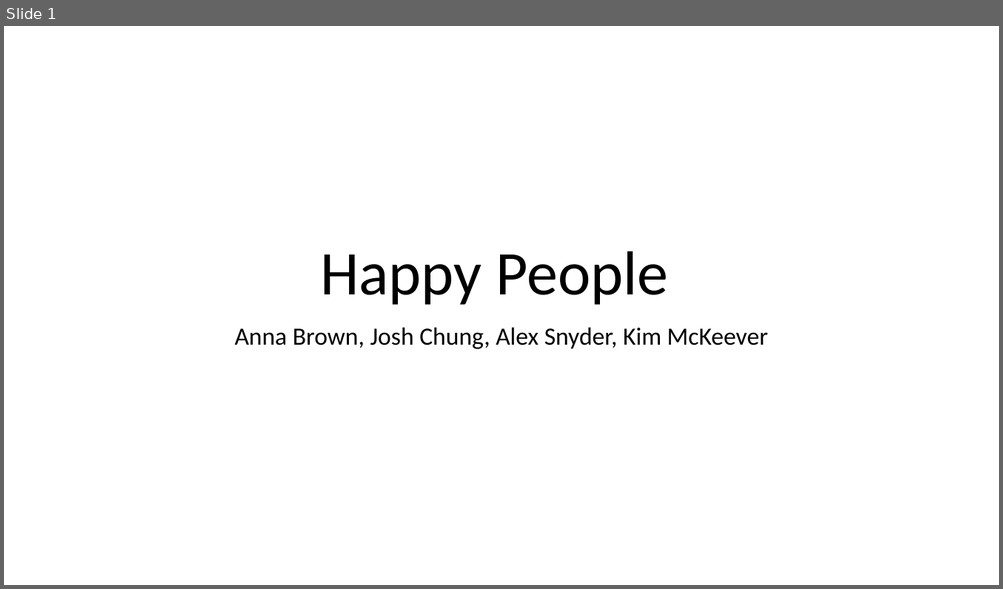
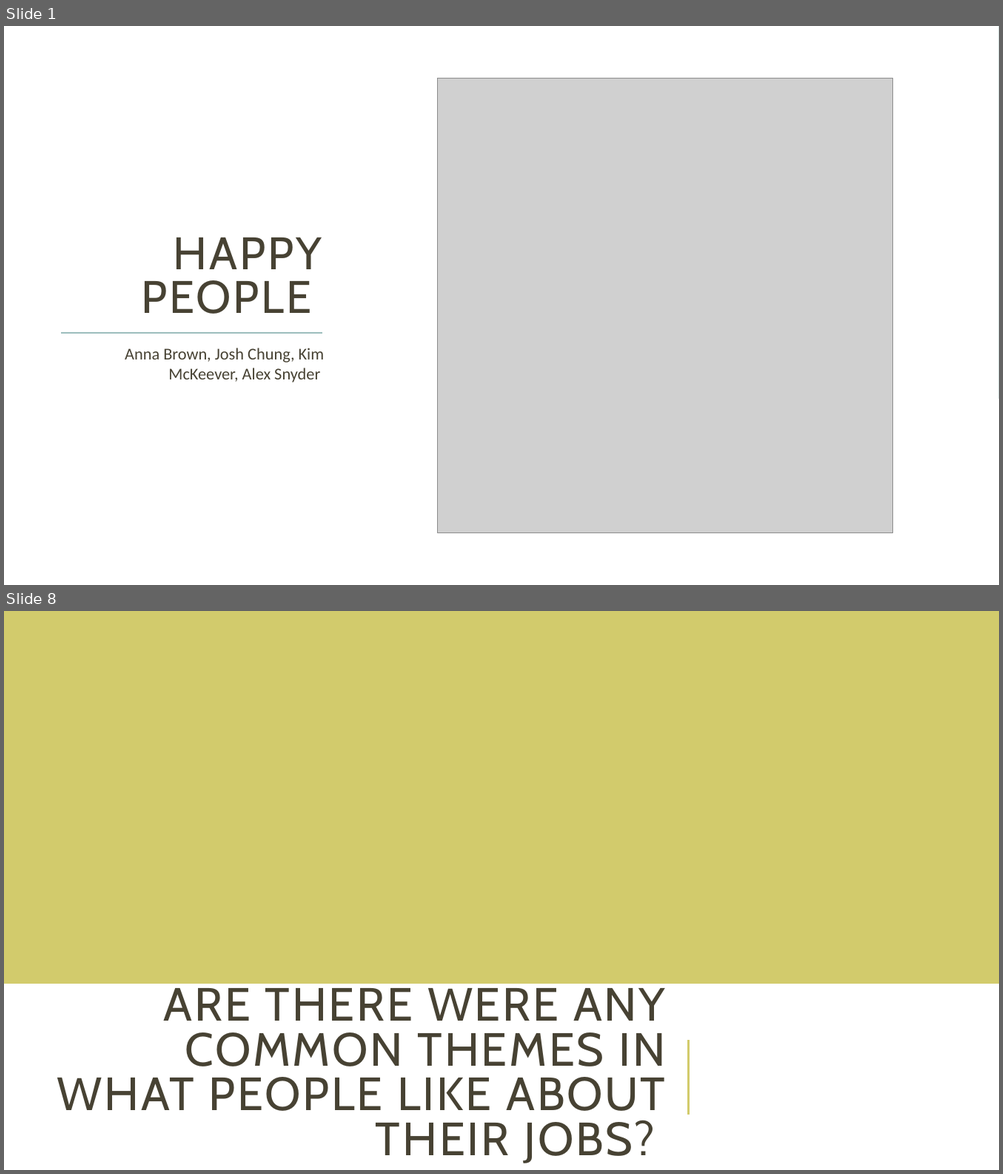
Before and after one commit to annabl38/Project_1, a slide deck: Happy People Presentation.pptx. Shown one above the other, each under a label of ours: slide 1 before the commit, slides 1 and 8 after it; the slides between them are not shown. The pictures are 1003x589 and 1003x1174 pixels, drawn with LibreOffice and Linux fonts; fonts in the diff are those of the drawing; grey boxes stand for pictures. Boxes give left, top, right and bottom in pixels: in the first picture for what was removed or moved away, otherwise in the second. Text is boxed around its words. In the diff, an @@ line names an element or a change of style, - is before the commit and + after.

```diff
--- a/Happy People Presentation.pptx
+++ b/Happy People Presentation.pptx
@@ slide 8 added at (4,611,999,1170), background #FFFFFF @@
@@ rectangle added at (4,611,999,984), fill #D2CB6C @@
@@ title added at (57,982,665,1164), 45 pt, text #474233 @@
+ARE THERE WERE ANY COMMON THEMES IN WHAT PEOPLE LIKE ABOUT THEIR JOBS?
@@ line added from (688, 1116) to (688, 1041), #D2CB6C 1.5 pt @@
@@ slide 1 changed as well @@
@@ rectangle added at (4,26,999,399), fill #9CBEBD @@
@@ rectangle added at (4,26,999,585), fill #FFFFFF @@
@@ picture added at (438,79,893,534) @@
@@ title at (141,238,321,314): text changed; size 60 to 44 pt; font Calibri to Cabin; text colour #000000 to #474233 @@
-Happy People
+HAPPY PEOPLE
@@ line added from (62, 333) to (323, 333), #9CBEBD 1.5 pt @@
@@ subtitle at (125,348,324,383): text changed; size 24 to 16 pt; text colour #000000 to #474233 @@
-Anna Brown, Josh Chung, Alex Snyder, Kim McKeever
+Anna Brown, Josh Chung, Kim McKeever, Alex Snyder
```
Also in this commit, not shown: 5 other slides changed, 19 other slides added.
